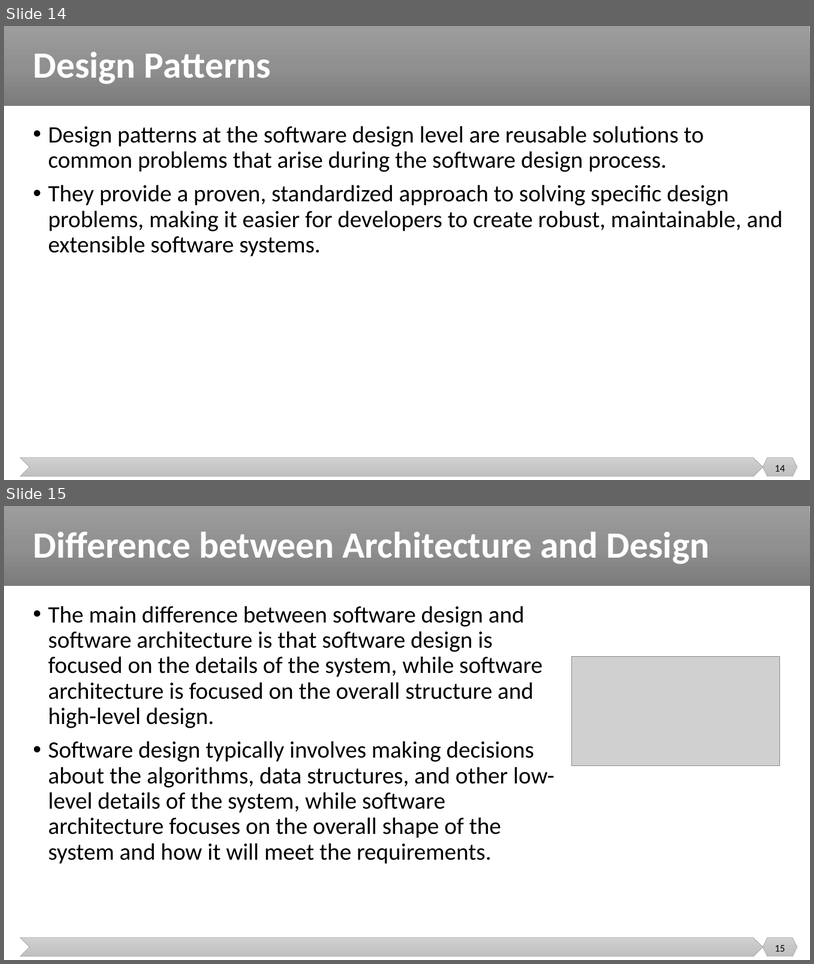
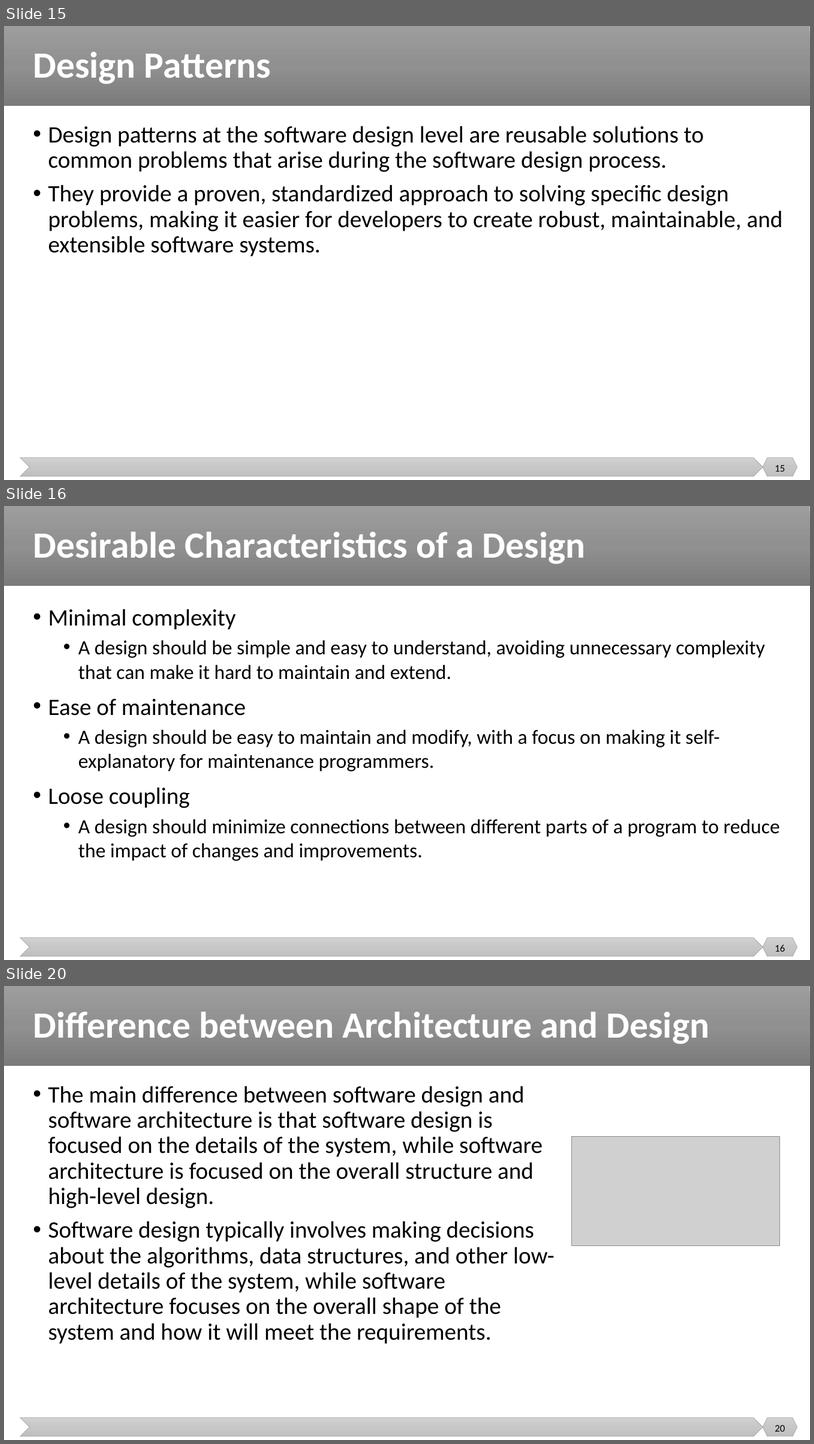
Before and after one commit to malenezi/malenezi, a slide deck: SE499/Lectures/4/Architecture and Design.pptx. Shown one above the other, each under a label of ours: slides 14 and 15 before the commit, slides 15, 16 and 20 after it; the slides between them are not shown. The pictures are 814x964 and 814x1444 pixels, drawn with LibreOffice and Linux fonts; fonts in the diff are those of the drawing; grey boxes stand for pictures. Boxes give left, top, right and bottom in pixels: in the first picture for what was removed or moved away, otherwise in the second. Text is boxed around its words. In the diff, an @@ line names an element or a change of style, - is before the commit and + after.

```diff
--- a/SE499/Lectures/4/Architecture and Design.pptx
+++ b/SE499/Lectures/4/Architecture and Design.pptx
@@ slide 16 added at bbox=[4, 506, 810, 960], background #FFFFFF; not listed: 3 template elements that a slide beside it also shows @@
@@ title added at bbox=[33, 532, 586, 564], 44 pt, text #FFFFFF, bold @@
+Desirable Characteristics of a Design
@@ text added at bbox=[48, 609, 780, 861], 24 pt, text #000000 @@
+• Minimal complexity
+  • A design should be simple and easy to understand, avoiding unnecessary complexity that can make it hard to maintain and extend.
+• Ease of maintenance
+  • A design should be easy to maintain and modify, with a focus on making it self-explanatory for maintenance programmers.
+• Loose coupling
+  • A design should minimize connections between different parts of a program to reduce the impact of changes and improvements.
@@ page number added at bbox=[775, 944, 785, 951], 12 pt, text #000000 @@
+16
@@ what was slide 14 is now slide 15 @@
@@ page number at bbox=[775, 465, 785, 471]: text changed @@
-14
+15
@@ what was slide 15 is now slide 20 @@
@@ page number at bbox=[775, 1425, 785, 1431]: text changed @@
-15
+20
```
Also in this commit, not shown: 4 other slides added, 1 other file.
